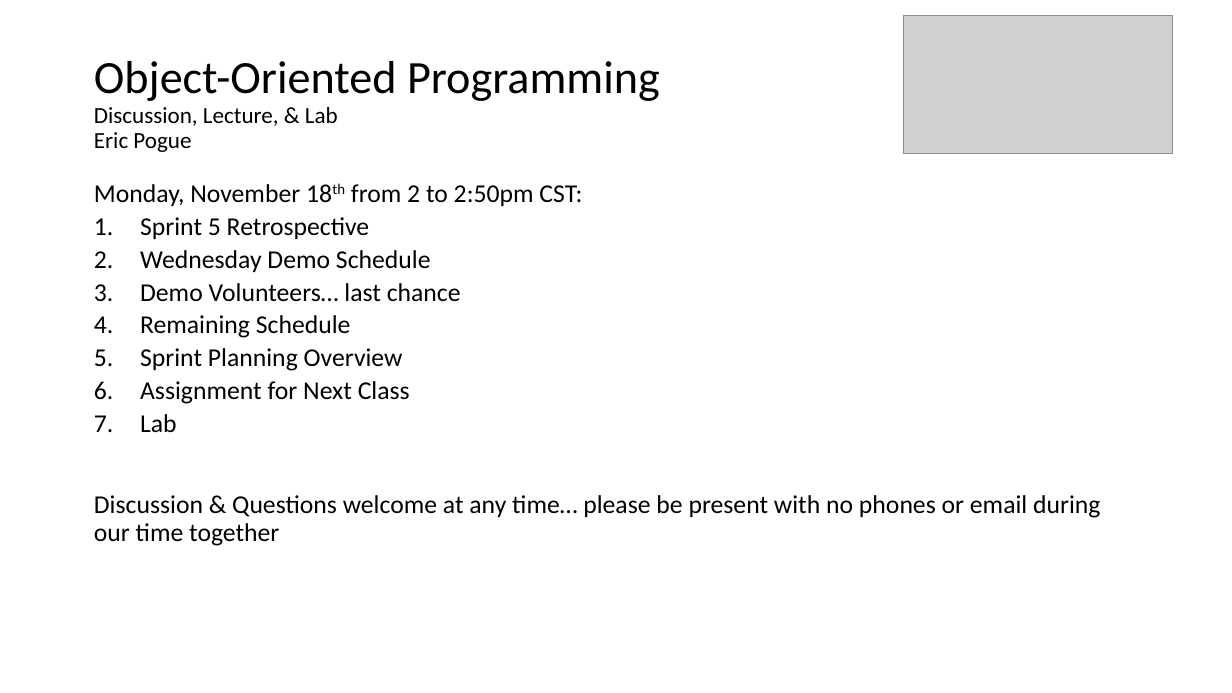
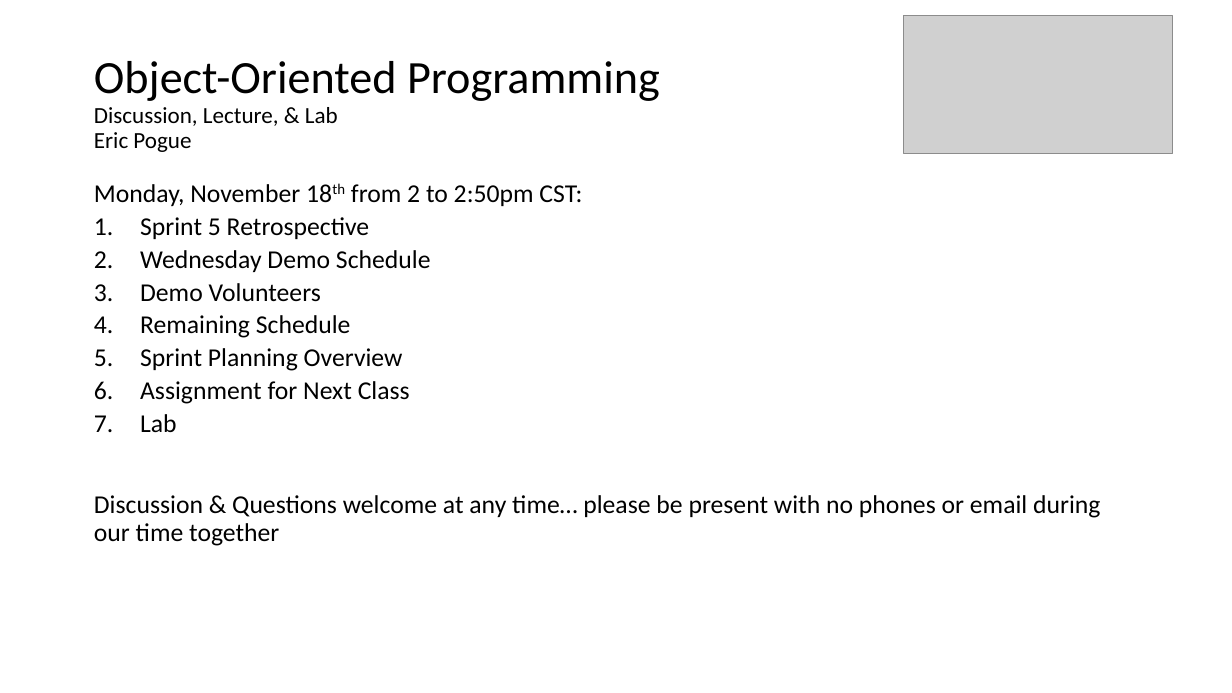
Before and after one commit to EricJPogue/CPSC-24500, a slide deck: slide 1 of lecture-slides/2019-11-18-oop.pptx. Drawn at 1232x693 pixels with LibreOffice and Linux fonts; fonts in the diff are those of the drawing; grey boxes stand for pictures. Boxes give left, top, right and bottom in pixels: in the first picture for what was removed or moved away, otherwise in the second. Text is boxed around its words. In the diff, an @@ line names an element or a change of style, - is before the commit and + after.

Commit message:
Update file.

```diff
--- a/lecture-slides/2019-11-18-oop.pptx
+++ b/lecture-slides/2019-11-18-oop.pptx
@@ text at bbox=[140, 283, 321, 302]: text changed @@
-3. Demo Volunteers… last chance
+3. Demo Volunteers
```
Also in this commit, not shown: 2 other slides changed, 1 slide added.
